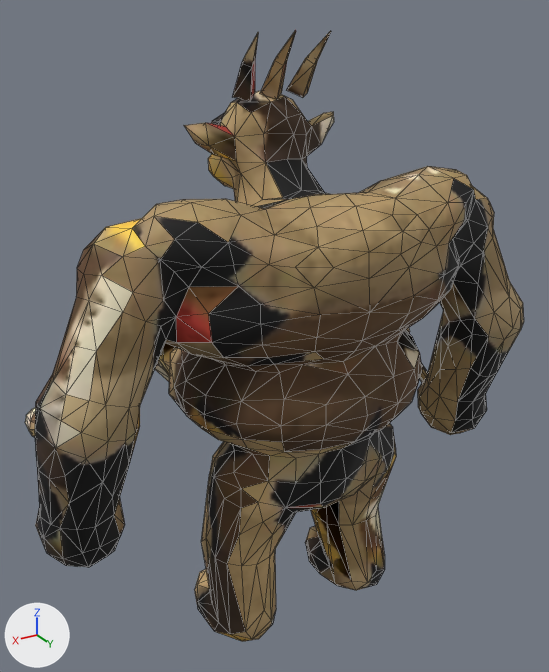
Two versions of the glTF model assets/3d/monstres/drummer.glb, one commit apart.
One viewpoint serves both versions: a 50 mm camera at (0.311, 0.477, 0.52) aimed at (0.001, -0.041, 0.261). Every picture has the same lights, and +X, +Y and +Z are marked at lower left. The picture after the commit comes second. Mesh edges are drawn as thin lines. Vertices at exactly the same position are counted once.

Objects in the first picture: 'tambour_ogre_peau'.
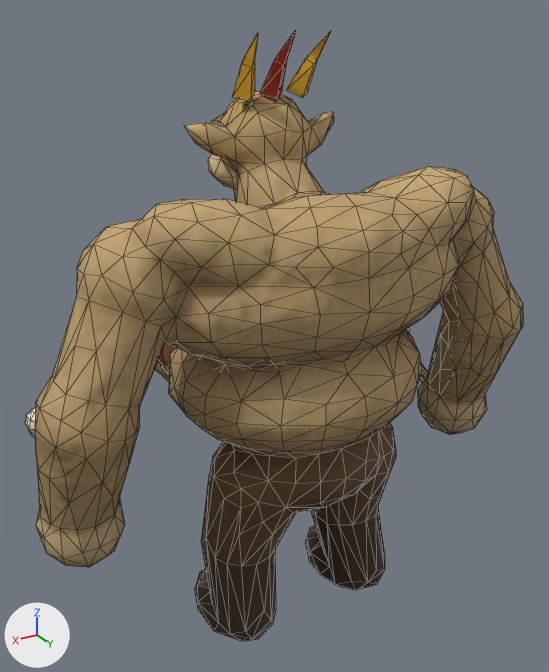
What differs and where, as boxes (x1, y1, x2, y2) in the pictures (549 x 672 px; the box of a moved part takes in the faces that stretch with it):
'tambour_ogre_peau', reshaped
    before: (25, 30, 524, 641)
    after: (25, 30, 523, 641)
part 1 of me_tambour_ogre_peau, moved or reshaped
    both: (220, 91, 322, 209)
part 2 of me_tambour_ogre_peau, moved or reshaped
    both: (316, 341, 375, 362)
part 3 of me_tambour_ogre_peau, surface changed
    both: (25, 31, 510, 641)

Edits to the bpy script that builds the scene:
```text
Change me_tambour_ogre_peau:
    where me_tambour_ogre_peau.from_pydata(...)  # 1309 vertices, 2558 faces; spans x -0.223..0.223, y -0.162..0.089, z -0.003..0.506
    used by ob_tambour_ogre_peau; location = (0.0, 0.0, 0.0)
    verts and faces of me_tambour_ogre_peau; kept vertices keep their numbers, new ones are numbered from 1309
    before: 437 (-0.003, 0.068, 0.288) at pixel (354, 351)
    me_tambour_ogre_peau part 1
    14 vertices are removed from x -0.022..0.029, y -0.058..0.005, z 0.388..0.462
    50 faces are deleted
    2 vertices move from x 0.0..0.018, y -0.029..-0.002, z 0.394..0.434 to x 0.005..0.018, y -0.037..0.0, z 0.394..0.448
    13 vertices are added at x -0.017..0.029, y -0.061..0.004, z 0.386..0.462
    48 new faces join them
    me_tambour_ogre_peau part 2
    add verts[437] = (-0.002, 0.068, 0.288)  # moved, pixel (353, 351)
    me_tambour_ogre_peau part 3: 2499 kept faces spanning x -0.223..0.223, y -0.162..0.089, z -0.003..0.506 get new texture (UV) coordinates
```
